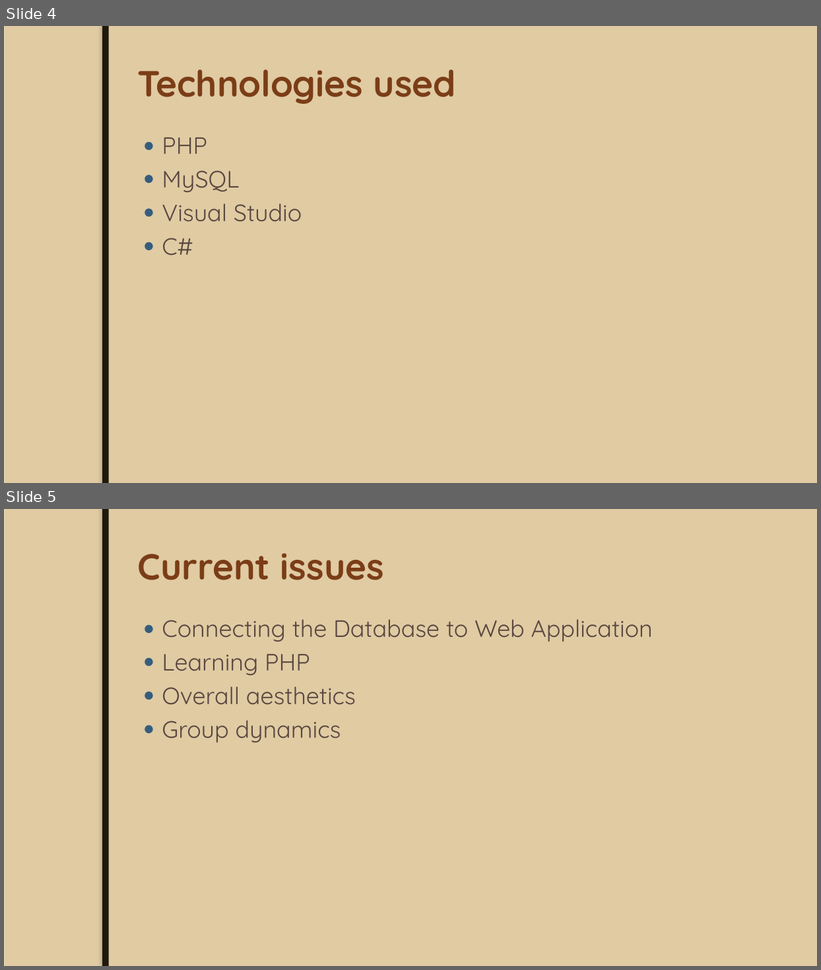
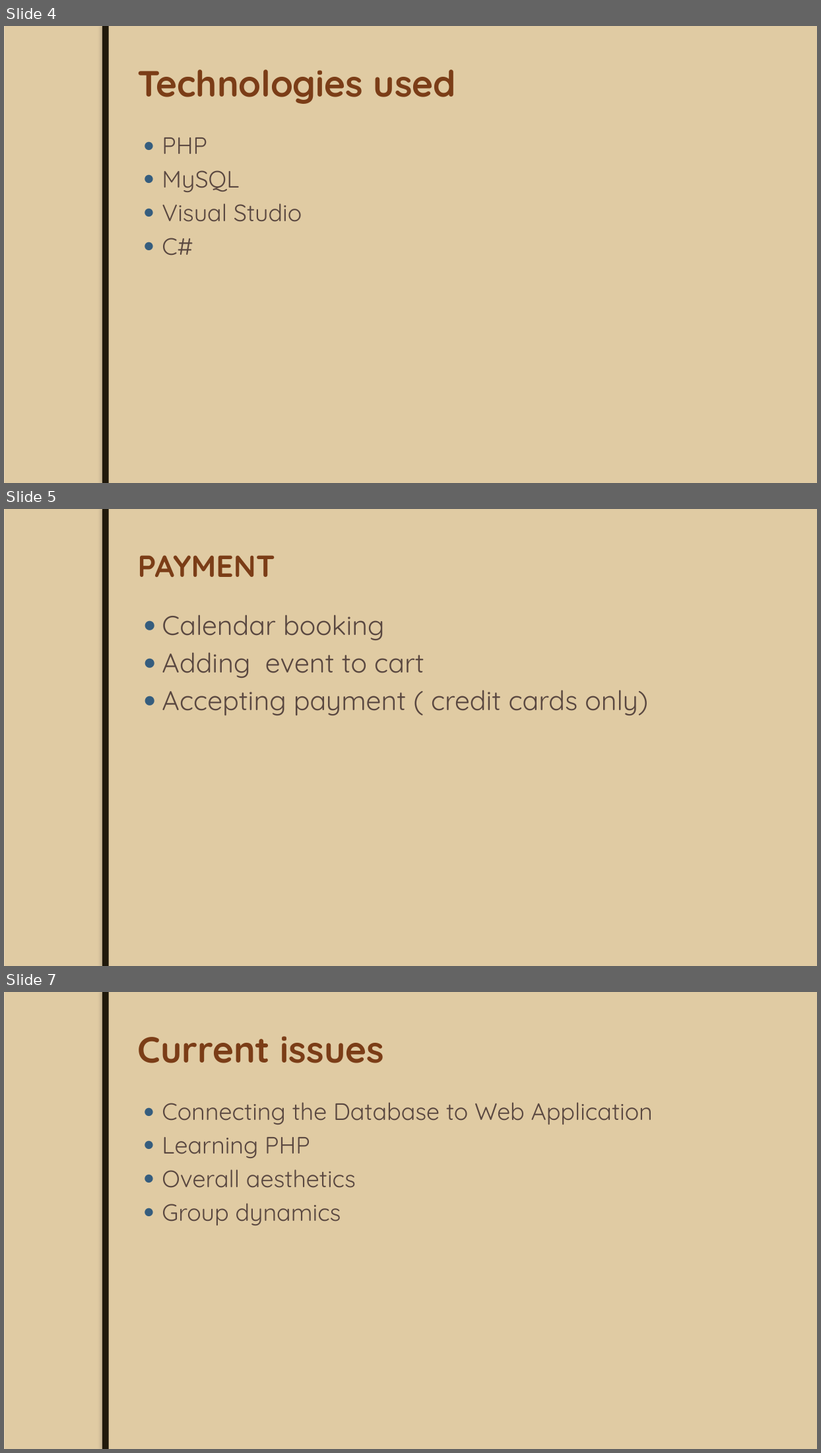
Before and after one commit to JoeyTatu/GoldenYears, a slide deck: Week 8 - Presentation slides/Mid-Term Project.pptx. Shown one above the other, each under a label of ours: slides 4 and 5 before the commit, slides 4, 5 and 7 after it; the slides between them are not shown. The pictures are 821x970 and 821x1453 pixels, drawn with LibreOffice and Linux fonts; fonts in the diff are those of the drawing; background and template pictures are left out. Boxes give left, top, right and bottom in pixels: in the first picture for what was removed or moved away, otherwise in the second. Text is boxed around its words. In the diff, an @@ line names an element or a change of style, - is before the commit and + after.

```diff
--- a/Week 8 - Presentation slides/Mid-Term Project.pptx
+++ b/Week 8 - Presentation slides/Mid-Term Project.pptx
@@ slide 5 added at box(4, 509, 817, 966), background #EBDDC3; not listed: 2 template elements that a slide beside it also shows @@
@@ title added at box(138, 555, 275, 577), 36 pt, text #7B3D17, bold @@
+PAYMENT
@@ text added at box(162, 615, 648, 716), 32 pt, text #594740 @@
+● Calendar booking
+● Adding event to cart
+● Accepting payment ( credit cards only)
@@ what was slide 5 is now slide 7 @@
```
Also in this commit, not shown: 1 other slide added.
